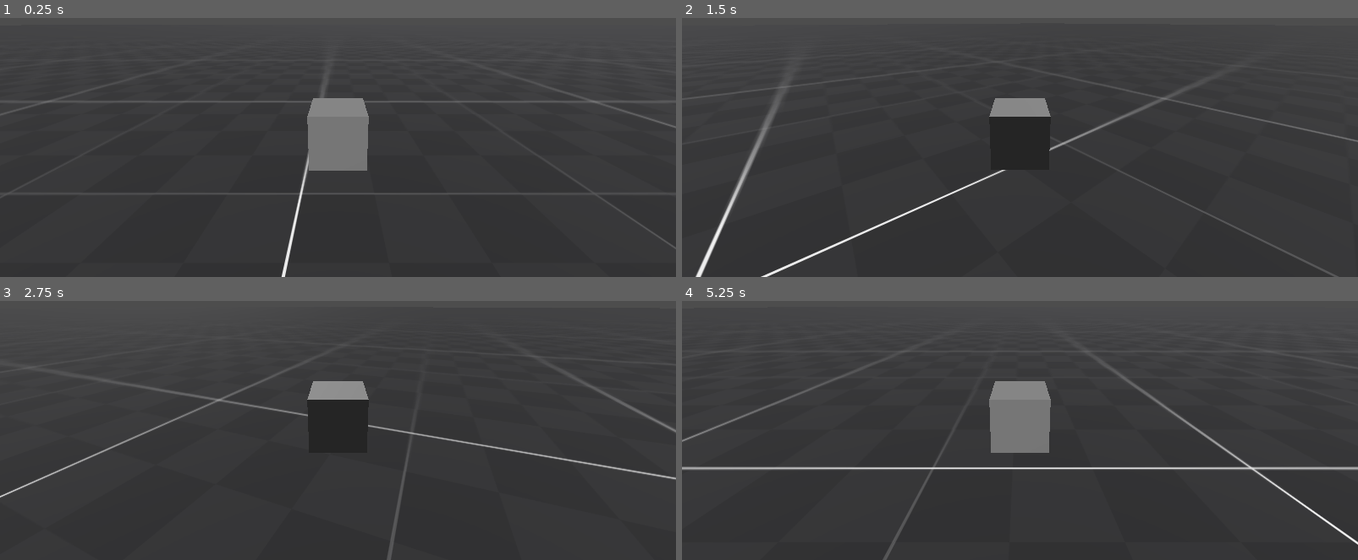
Above: before the commit, frames 1-4 (two rows, left to right).
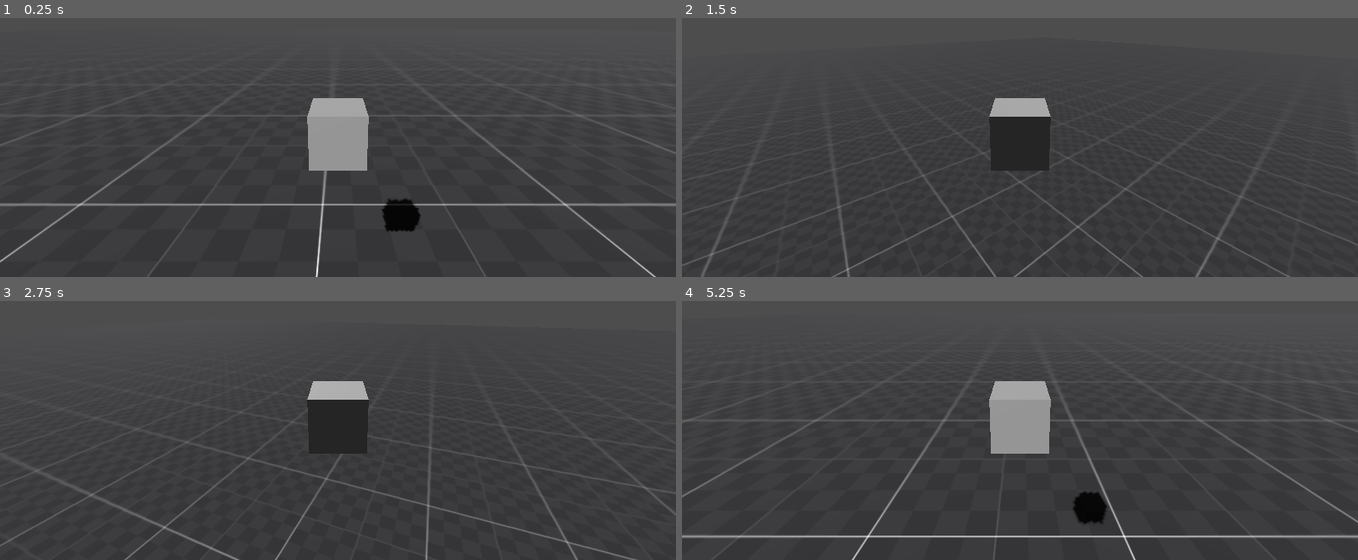
Above: after the commit, the same moments.

Repository: CactusHertz/car-test
Game: Godot game, scene res://level.tscn
The game is run twice, just before and just after one commit, with the same random seed, the same clock (stepped at 60 frames per second) and the same inputs.
Inputs:
- Up to frame 1 (0.25 s): no input
- Up to frame 2 (1.5 s): hold D (move_right) 0.53-1.28 s; hold S (move_back) from 1.28 s (still down)
- Up to frame 3 (2.75 s): release S (move_back) at 2.03 s; hold D (move_right) from 2.03 s (still down)
- Up to frame 4 (5.25 s): release D (move_right) at 2.78 s; hold W (move_forward) 2.78-3.53 s; hold A (move_left) 3.53-5.03 s; hold S (move_back) from 5.03 s (still down)

The runs differ from the first frame. In frame 1, 6.0% of the frame differs, in the area x 0-100%, y 19-100%; in frame 2, 3.8%; in frame 3, 3.8%; in frame 4, 7.4%, in the area x 0-100%, y 23-100%.

Commit message:
Add basic hover system

Diff:
--- a/Car_rb.gd
+++ b/Car_rb.gd
@@ -19,9 +19,4 @@
 	rotation.y += - input_vector.x * steering_factor * delta
 
 	apply_central_force(basis * movement_velocity)
-
 	apply_central_force(basis* Vector3.DOWN * gravity_force)
-
-
-func raycast_hit():
-	pass
--- a/Car_rb.tscn
+++ b/Car_rb.tscn
@@ -1,13 +1,14 @@
-[gd_scene load_steps=4 format=3 uid="uid://ckhynpbr5fd5t"]
+[gd_scene load_steps=5 format=3 uid="uid://bb8x763ruul7r"]
 
 [ext_resource type="Script" path="res://Car_rb.gd" id="1_jy7vu"]
+[ext_resource type="Script" path="res://RayCast3D.gd" id="2_36moc"]
 
 [sub_resource type="BoxMesh" id="BoxMesh_yxw50"]
 
 [sub_resource type="BoxShape3D" id="BoxShape3D_k7ug8"]
 size = Vector3(2, 1, 2)
 
-[node name="RigidBody3D" type="RigidBody3D"]
+[node name="Car" type="RigidBody3D"]
 gravity_scale = 1.66533e-16
 lock_rotation = true
 linear_damp = 1.0
@@ -23,4 +24,5 @@
 transform = Transform3D(1, 0, 0, 0, 0.965926, 0.258819, 0, -0.258819, 0.965926, 0, 2, 4.26739)
 
 [node name="RayCast3D" type="RayCast3D" parent="."]
-target_position = Vector3(2.08165e-12, -2, 2.08165e-12)
+target_position = Vector3(2.08165e-12, -4, 2.08165e-12)
+script = ExtResource("2_36moc")
--- /dev/null
+++ b/RayCast3D.gd
@@ -0,0 +1,34 @@
+extends RayCast3D
+
+@onready var car : RigidBody3D = get_parent()
+
+var ride_height := -1.0
+@export var ride_spring_damper := 10.0
+@export var ride_spring_strength := 100.0
+
+
+
+func _ready():
+	pass
+
+func _physics_process(delta):
+	if is_colliding():
+		apply_spring_force(delta)
+
+
+func apply_spring_force(delta):
+	var vel = car.linear_velocity
+	var ray_dir := global_basis.y
+
+	var other_vel := Vector3.ZERO
+
+	var ray_dir_vel = vel.dot(ray_dir)
+
+	var rel_vel = ray_dir_vel
+
+	var distance = get_collision_point().distance_to(global_position)
+	var x = distance - ride_height
+
+	var spring_force = (x * ride_spring_strength) - (rel_vel * ride_spring_damper)
+
+	car.apply_central_force(ray_dir * spring_force)
--- a/level.tscn
+++ b/level.tscn
@@ -23,6 +23,7 @@
 
 [node name="DirectionalLight3D" type="DirectionalLight3D" parent="."]
 transform = Transform3D(0.857095, -0.369447, -0.359021, 0.501014, 0.435611, 0.747816, -0.119885, -0.820824, 0.558458, 0, 0, 0)
+shadow_enabled = true
 
 [node name="MeshInstance3D" type="MeshInstance3D" parent="."]
 mesh = SubResource("PlaneMesh_pgdtn")
Not shown: 1 places in level.tscn that only renumber resources
